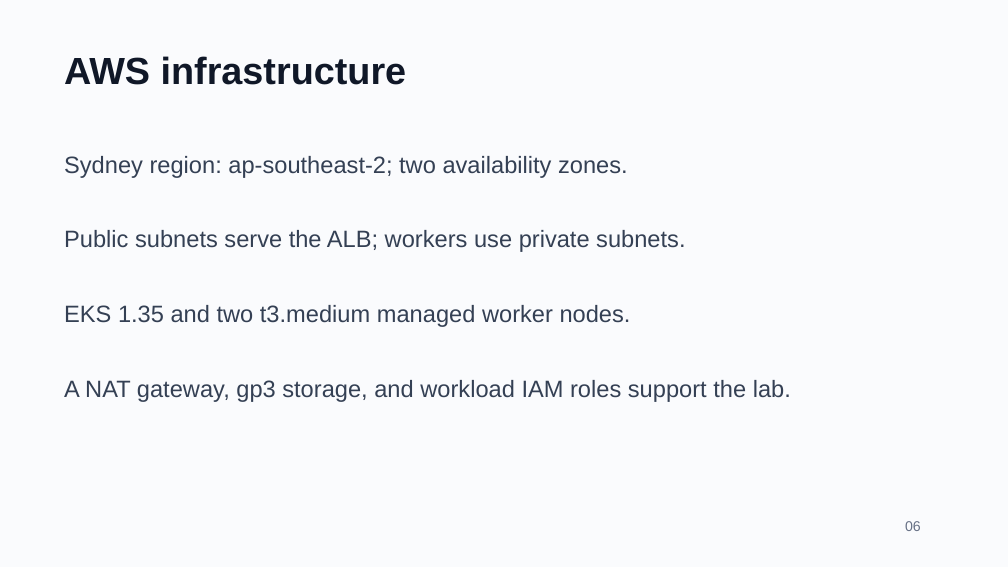
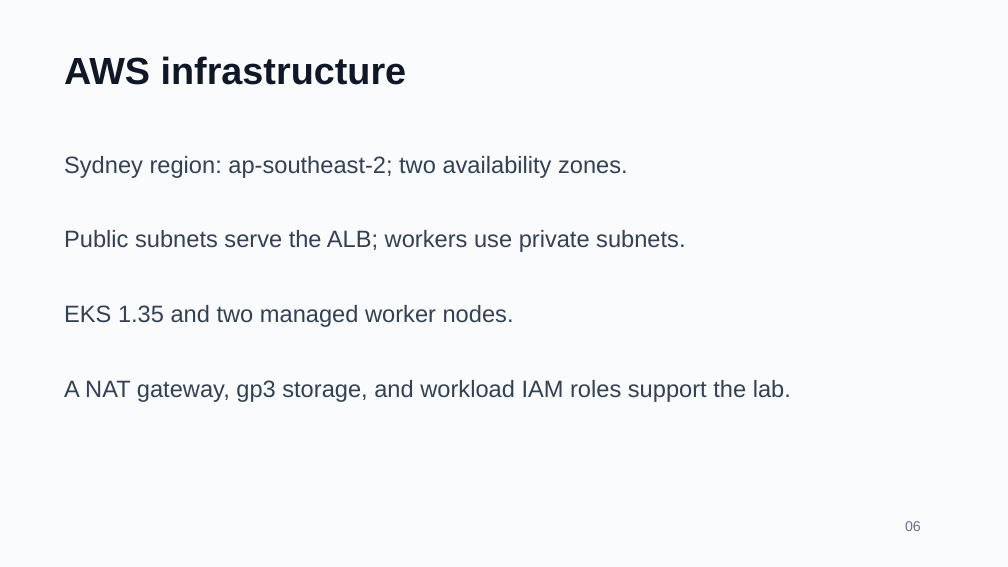
Before and after one commit to Sachith77/DevOps, a slide deck: slide 6 of demo/presentation.pptx. Drawn at 1008x567 pixels with LibreOffice and Linux fonts; fonts in the diff are those of the drawing. Boxes give left, top, right and bottom in pixels: in the first picture for what was removed or moved away, otherwise in the second. Text is boxed around its words. In the diff, an @@ line names an element or a change of style, - is before the commit and + after.

Commit message:
fix(eks): support permitted worker instances and EKS Pod Identity

```diff
--- a/demo/presentation.pptx
+++ b/demo/presentation.pptx
@@ text at (x1=64, y1=305, x2=514, y2=327): text changed @@
-EKS 1.35 and two t3.medium managed worker nodes.
+EKS 1.35 and two managed worker nodes.
```
Also in this commit, not shown: 15 other files.
